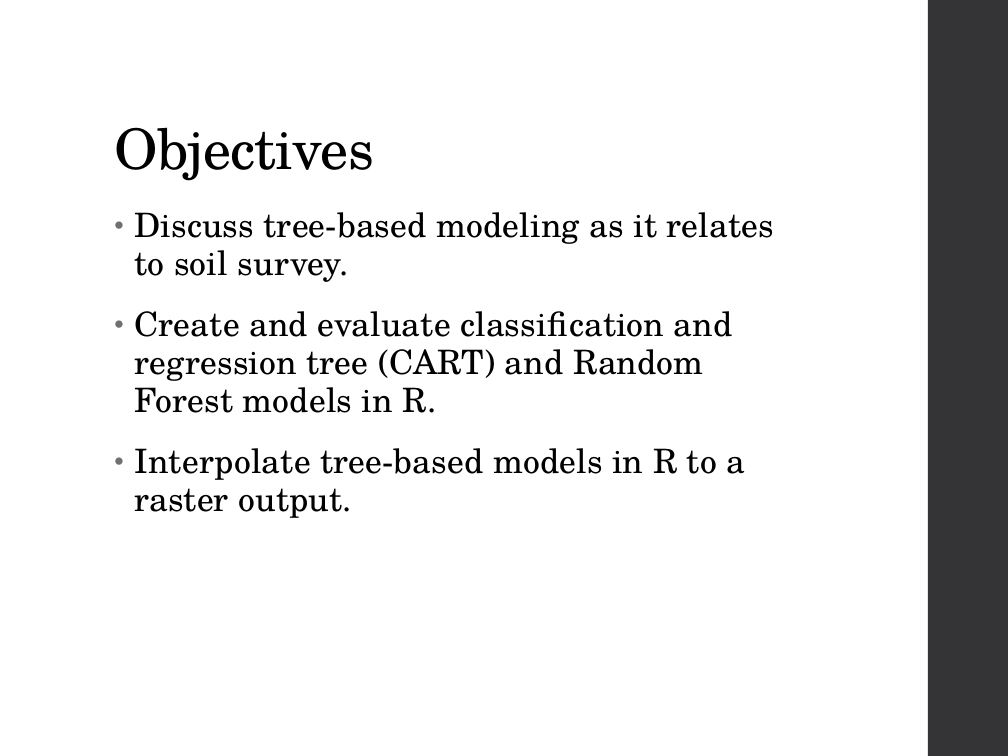
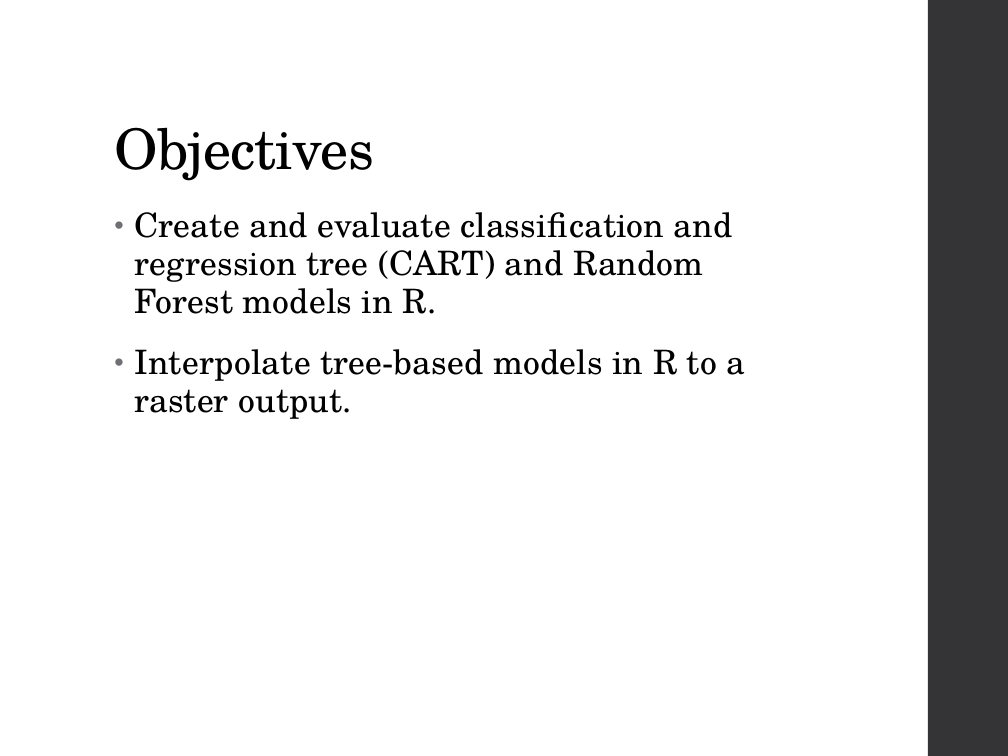
Before and after one commit to ncss-tech/stats_for_soil_survey, a slide deck: slide 2 of presentations/tree_models/Tree_models.pptx. Drawn at 1008x756 pixels with LibreOffice and Linux fonts; fonts in the diff are those of the drawing. Boxes give left, top, right and bottom in pixels: in the first picture for what was removed or moved away, otherwise in the second. Text is boxed around its words. In the diff, an @@ line names an element or a change of style, - is before the commit and + after.

Commit message:
adding slides

```diff
--- a/presentations/tree_models/Tree_models.pptx
+++ b/presentations/tree_models/Tree_models.pptx
@@ text at bbox=[135, 212, 774, 282]: paragraph removed @@
-• Discuss tree-based modeling as it relates to soil survey.
```
Also in this commit, not shown: 3 other slides changed, 1 slide added, 1 slide removed.
